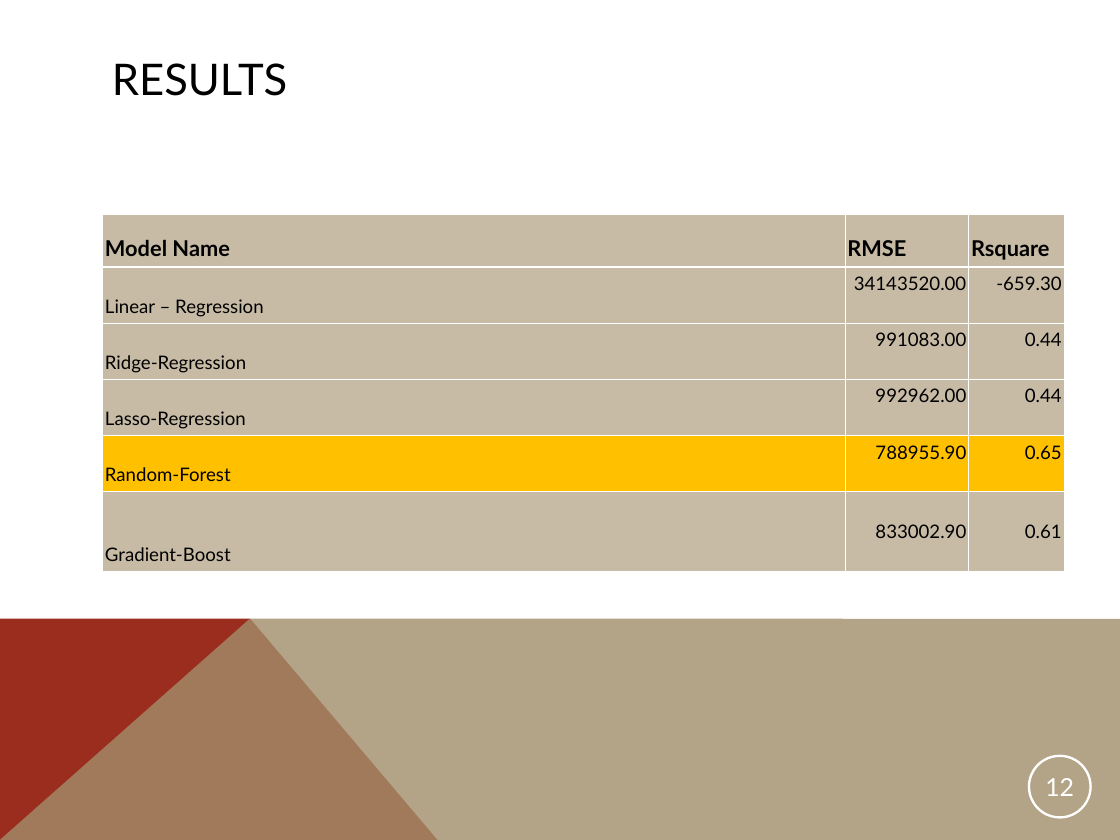
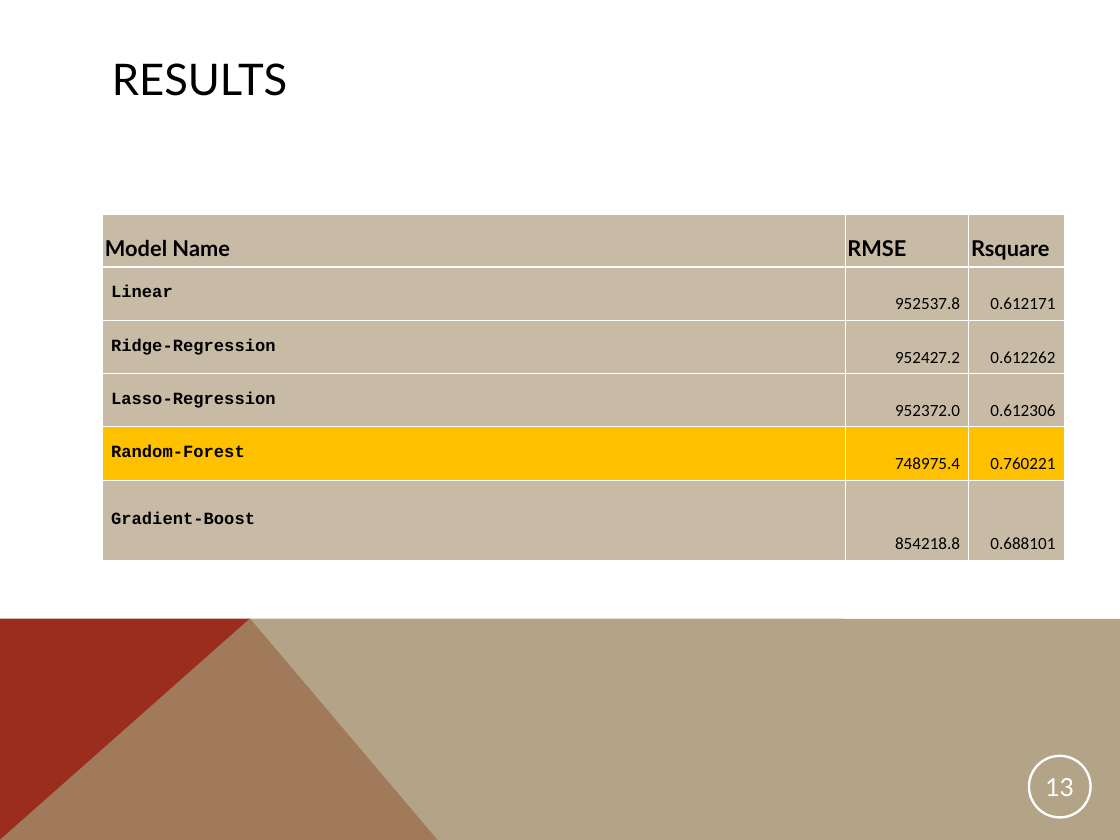
Before and after one commit to yerraeee/mY_SpringBoard, a slide deck: slide 13 of Capstone1_House_Price_Prediction/my_CapStone1_House_Price_Prediction_Presentation.ppt (slide 12 before the commit). Drawn at 1120x840 pixels with LibreOffice and Linux fonts; fonts in the diff are those of the drawing. Boxes give left, top, right and bottom in pixels: in the first picture for what was removed or moved away, otherwise in the second. Text is boxed around its words. In the diff, an @@ line names an element or a change of style, - is before the commit and + after.

```diff
--- a/Capstone1_House_Price_Prediction/my_CapStone1_House_Price_Prediction_Presentation.ppt
+++ b/Capstone1_House_Price_Prediction/my_CapStone1_House_Price_Prediction_Presentation.ppt
@@ table at box(103, 215, 1064, 560) @@
-row 2: Linear – Regression | 34143520.00 | -659.30
+row 2: Linear | 952537.8 | 0.612171
-row 3, column 2: 991083.00
+row 3, column 2: 952427.2
-row 3, column 3: 0.44
+row 3, column 3: 0.612262
-row 4, column 2: 992962.00
+row 4, column 2: 952372.0
-row 4, column 3: 0.44
+row 4, column 3: 0.612306
-row 5, column 2: 788955.90
+row 5, column 2: 748975.4
-row 5, column 3: 0.65
+row 5, column 3: 0.760221
-row 6, column 2: 833002.90
+row 6, column 2: 854218.8
-row 6, column 3: 0.61
+row 6, column 3: 0.688101
@@ size 12 to 11 pt, font Lato to Courier New, bold on in "Ridge-Regression", "Lasso-Regression", "Random-Forest", "Gradient-Boost" @@
@@ page number at box(1045, 778, 1074, 796): text changed @@
-12
+13
```
Also in this commit, not shown: 5 other slides changed, 3 slides added, 2 slides removed, 2 other files.
